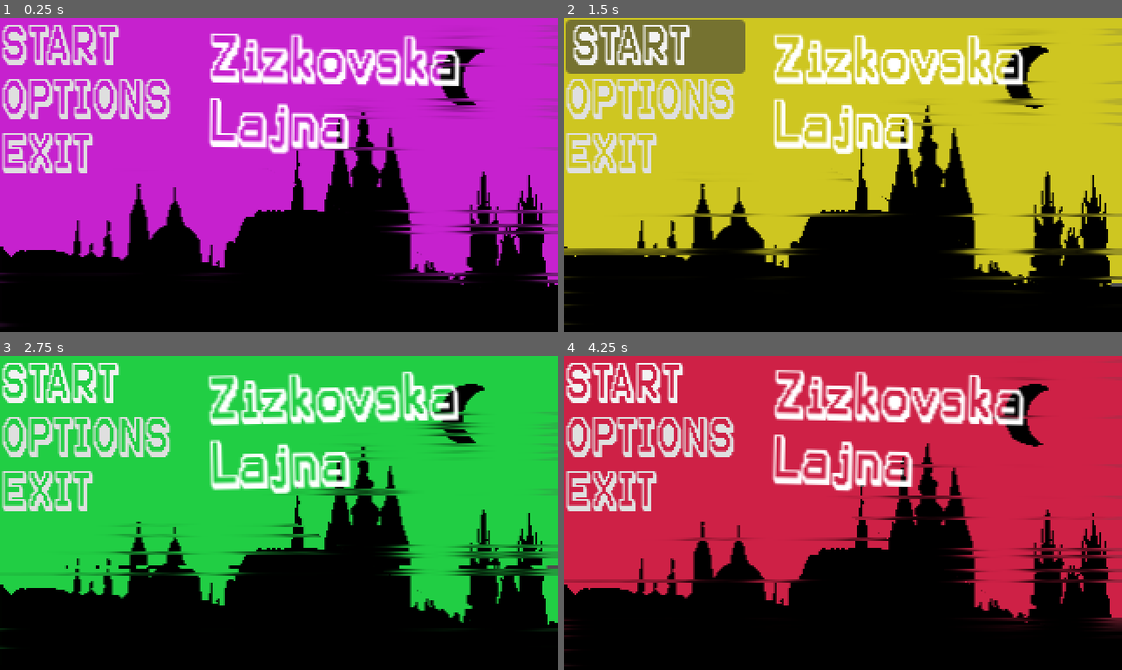
Above: before the commit, frames 1-4 (two rows, left to right).
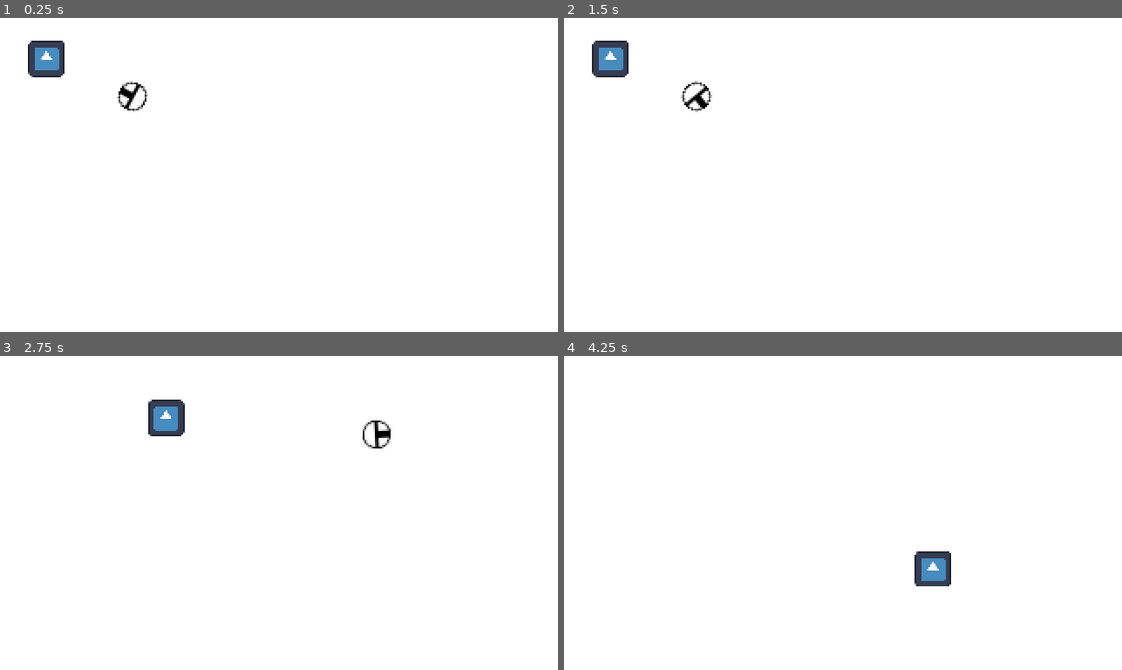
Above: after the commit, the same moments.

Repository: jarinjuan/ZizkovskaLajna
Game: Godot game, scene res://room.tscn
Two runs of this game, one before a commit and one after it. Both use one fixed random seed, a clock stepped at 60 frames per second and the inputs below. Before the commit the project starts from res://control.tscn. The engine's default icon, where the game draws it, is replaced by a stand-in: a white triangle on a blue panel in a dark square.
Inputs (mouse positions are in pixels of both pictures, inside the frame that each line leads up to):
- Up to frame 1 (0.25 s): no input
- Up to frame 2 (1.5 s): click (653, 46) at 0.5 s, where only the run before the commit has a clickable "START"; click (653, 46) at 1.25 s, where only the run before the commit has a clickable "START"
- Up to frame 3 (2.75 s): move the mouse to (340, 437) at 2.02 s; hold D (move_right) from 2.03 s (still down)
- Up to frame 4 (4.25 s): move the mouse to (731, 528) at 2.77 s; release D (move_right) at 2.78 s; hold S (move_down) 2.78-3.53 s; move the mouse to (898, 443) at 3.52 s; hold D (move_right) from 3.53 s (still down)

The runs differ from the first frame. In frame 1, 98% of the frame differs, in the area x 0-100%, y 0-100%; in frame 2, 97%; in frame 3, 97%; in frame 4, 97%.

Commit message:
Improve enemy movement

Diff:
--- a/zizkovskalajna/character_body_2d.gd
+++ b/zizkovskalajna/character_body_2d.gd
@@ -1,9 +1,32 @@
 extends CharacterBody2D
 
 @onready var player = get_node("../Player")
-const SPEED: int = 75
+const SPEED: int = 100
+const RUN_AWAY_DISTANCE: float = 50.0
+const DISTANCE_MARGIN: float = 5.0
 
-func _process(delta: float) -> void:
-	var direction: Vector2 = (player.position - position).normalized()
-	if direction.length() > 0:
-		position += direction * SPEED * delta
+var has_weapon: bool = false #pokud ma zbran tak bezi k hraci, pokud ne tak si udrzuje vzdalenost 70px od hrace a utika od/k nemu
+
+func _physics_process(delta: float) -> void:
+	var to_player: Vector2 = player.position - position
+	var distance_to_player: float = to_player.length()
+	var direction: Vector2 = Vector2.ZERO
+
+	if has_weapon:
+		direction = to_player.normalized()
+	else:
+		if distance_to_player < RUN_AWAY_DISTANCE - DISTANCE_MARGIN:
+			direction = (-to_player).normalized()
+		elif distance_to_player > RUN_AWAY_DISTANCE + DISTANCE_MARGIN:
+			direction = to_player.normalized()
+		else:
+			direction = Vector2.ZERO
+
+	if direction.length() < 0.01:
+		direction = Vector2.ZERO
+
+	var velocity = direction * SPEED
+
+	var collision = move_and_collide(velocity * delta)
+	if collision and collision.get_collider() == player:
+		velocity = Vector2.ZERO
--- a/zizkovskalajna/player.tscn
+++ b/zizkovskalajna/player.tscn
@@ -3,8 +3,7 @@
 [ext_resource type="Texture2D" uid="uid://vxbfg80qmtah" path="res://Assets/testPlayer.png" id="1_4flbx"]
 [ext_resource type="Script" uid="uid://b865s1sv1xsyx" path="res://marker_2d.gd" id="1_onrkg"]
 
-[sub_resource type="CircleShape2D" id="CircleShape2D_sh265"]
-radius = 8.0
+[sub_resource type="CircleShape2D" id="CircleShape2D_onrkg"]
 
 [node name="Player" type="CharacterBody2D"]
 
@@ -15,4 +14,4 @@
 texture = ExtResource("1_4flbx")
 
 [node name="CollisionShape2D" type="CollisionShape2D" parent="."]
-shape = SubResource("CircleShape2D_sh265")
+shape = SubResource("CircleShape2D_onrkg")
--- a/zizkovskalajna/project.godot
+++ b/zizkovskalajna/project.godot
@@ -11,7 +11,7 @@
 [application]
 
 config/name="ZizkovskaLajna"
-run/main_scene="uid://f83bnxna7dq0"
+run/main_scene="uid://d1yrsh4myo4xd"
 config/features=PackedStringArray("4.4", "GL Compatibility")
 config/icon="res://icon.svg"
 
